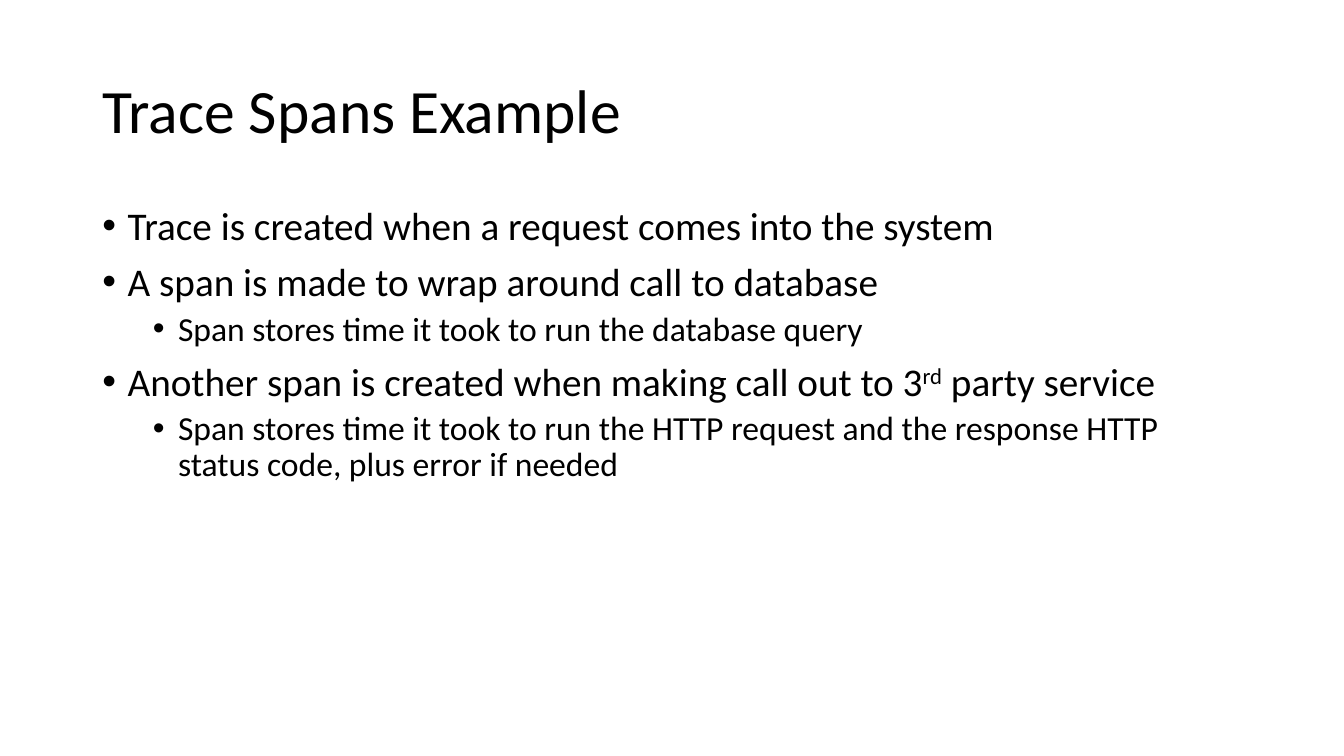
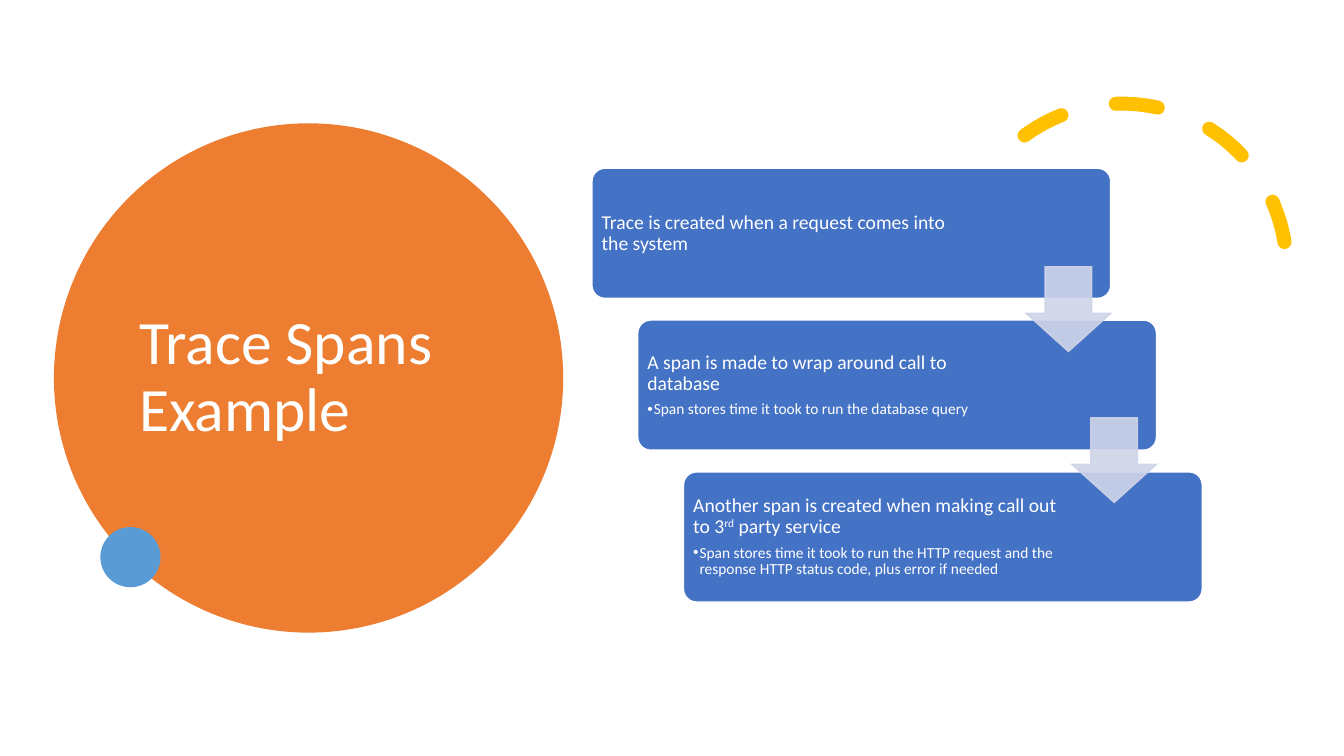
Before and after one commit to ProgrammerAL/Presentations-2023, a slide deck: slide 12 of 2023-03 - Orlando Code Camp - OpenTelemetry/Presentation.pptx. Drawn at 1344x756 pixels with LibreOffice and Linux fonts; fonts in the diff are those of the drawing. Boxes give left, top, right and bottom in pixels: in the first picture for what was removed or moved away, otherwise in the second. Text is boxed around its words. In the diff, an @@ line names an element or a change of style, - is before the commit and + after.

```diff
--- a/2023-03 - Orlando Code Camp - OpenTelemetry/Presentation.pptx
+++ b/2023-03 - Orlando Code Camp - OpenTelemetry/Presentation.pptx
@@ arc (boxed as its full ellipse) added at (898,44,1344,494), outline #FFC000 10 pt dashed @@
@@ ellipse added at (53,123,563,632), fill #ED7D31 @@
@@ title "Trace Spans Example": place and size @@
-title "Trace Spans Example" at (102,90,620,143)
+title "Trace Spans Example" at (139,324,433,441)
@@ title "Trace Spans Example" at (139,324,433,441): text colour #000000 to #FFFFFF @@
@@ text removed at (128,212,1157,482) @@
-• Trace is created when a request comes into the system
-• A span is made to wrap around call to database
-  • Span stores time it took to run the database query
-• Another span is created when making call out to 3rd party service
-  • Span stores time it took to run the HTTP request and the response HTTP status code, plus error if needed
@@ group added at (592,168,1203,602): 3 rounded rectangles, 3 texts, 2 down arrows @@
+Trace is created when a request comes into the system
+A span is made to wrap around call to database
+  • Span stores time it took to run the database query
+Another span is created when making call out to 3rd party service
+  • Span stores time it took to run the HTTP request and the response HTTP status code, plus error if needed
@@ ellipse added at (101,527,161,588), fill #5B9BD5 @@
```
Also in this commit, not shown: 17 other slides changed, 1 slide added, 1 slide removed.
